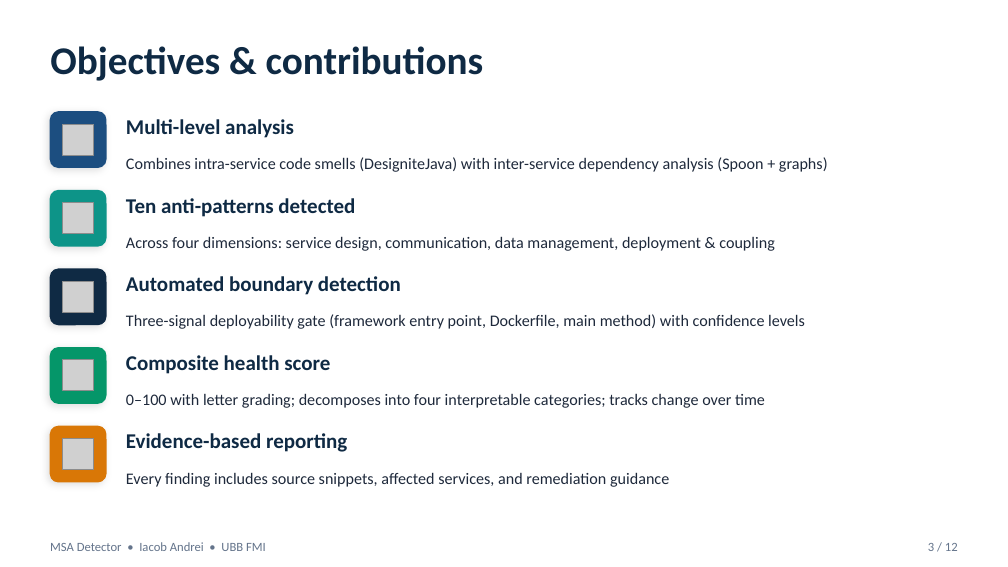
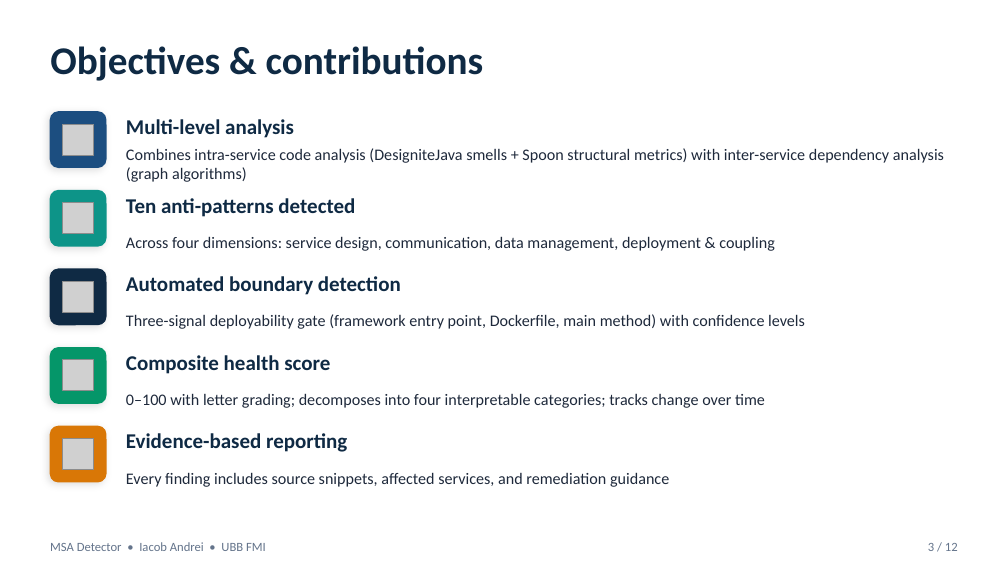
Before and after one commit to andrei45635/dissertation_backend, a slide deck: slide 3 of thesis/presentation/MSA_Detector_Defense.pptx. Drawn at 1008x567 pixels with LibreOffice and Linux fonts; fonts in the diff are those of the drawing; grey boxes stand for pictures. Boxes give left, top, right and bottom in pixels: in the first picture for what was removed or moved away, otherwise in the second. Text is boxed around its words. In the diff, an @@ line names an element or a change of style, - is before the commit and + after.

Commit message:
fix wrong cuts and god service detectors in code, thesis and presentation

```diff
--- a/thesis/presentation/MSA_Detector_Defense.pptx
+++ b/thesis/presentation/MSA_Detector_Defense.pptx
@@ text at (x1=126, y1=148, x2=944, y2=182): text changed @@
-Combines intra-service code smells (DesigniteJava) with inter-service dependency analysis (Spoon + graphs)
+Combines intra-service code analysis (DesigniteJava smells + Spoon structural metrics) with inter-service dependency analysis (graph algorithms)
```
Also in this commit, not shown: 6 other slides changed, 25 other files.
